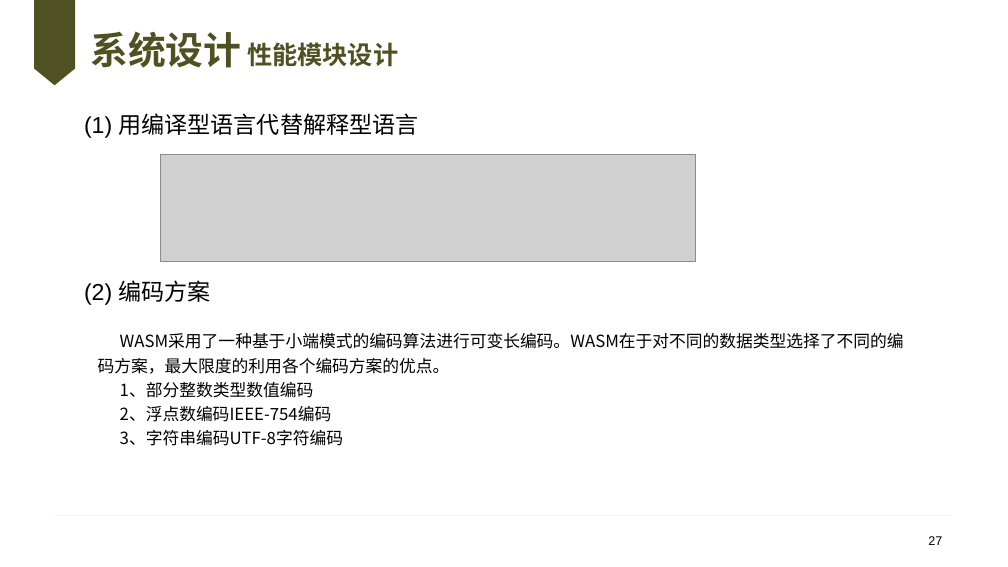
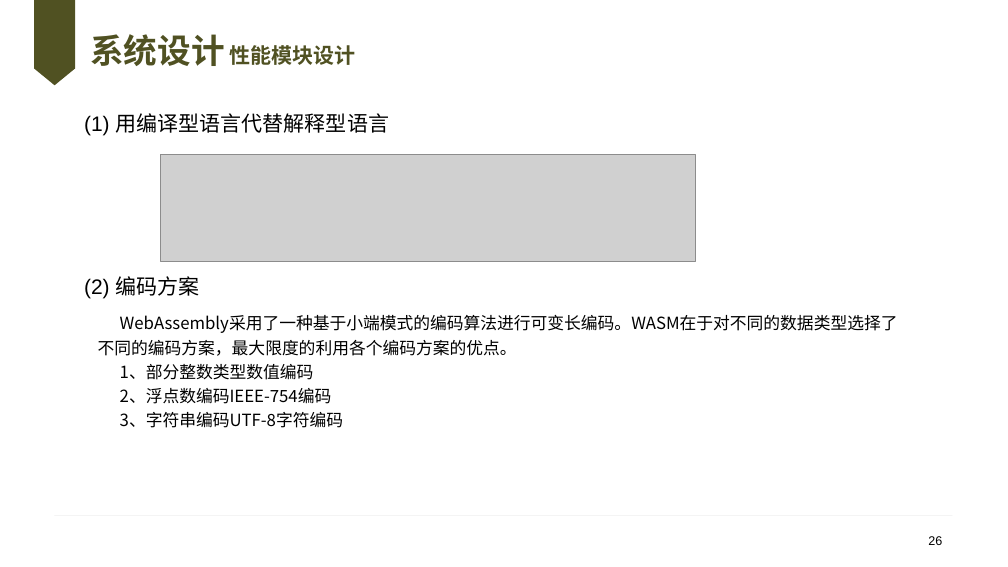
Before and after one commit to knoxnoe/GraduationProject, a slide deck: slide 26 of doc/paper/缑通旺-开题.pptx (slide 27 before the commit). Drawn at 1008x567 pixels with LibreOffice and Linux fonts; fonts in the diff are those of the drawing; grey boxes stand for pictures; background and template pictures are left out. Boxes give left, top, right and bottom in pixels: in the first picture for what was removed or moved away, otherwise in the second. Text is boxed around its words. In the diff, an @@ line names an element or a change of style, - is before the commit and + after.

```diff
--- a/doc/paper/缑通旺-开题.pptx
+++ b/doc/paper/缑通旺-开题.pptx
@@ title "系统设计 性能模块设计" at (90, 34, 356, 66): size 36 to 32 pt in "系统设计"; size 24 to 20 pt in "性能模块设计" @@
@@ text "(1) 用编译型语言代替解释型语言" at (84, 113, 389, 298): size 22 to 20 pt @@
@@ text "WebAssembly采用了一种基于小端模式的编码算法进行可变长编码。WASM在于对不同的数据类型选择了不同的编码方案， ...": place and size @@
-text "WebAssembly采用了一种基于小端模式的编码算法进行可变长编码。WASM在于对不同的数据类型选择了不同的编码方案， ..." at (98, 333, 904, 446)
+text "WebAssembly采用了一种基于小端模式的编码算法进行可变长编码。WASM在于对不同的数据类型选择了不同的编码方案， ..." at (98, 315, 898, 428)
@@ text at (98, 315, 898, 356): text changed @@
-WASM采用了一种基于小端模式的编码算法进行可变长编码。WASM在于对不同的数据类型选择了不同的编码方案，最大限度的利用各个编码方案的优点。
+WebAssembly采用了一种基于小端模式的编码算法进行可变长编码。WASM在于对不同的数据类型选择了不同的编码方案，最大限度的利用各个编码方案的优点。
@@ page number at (928, 536, 942, 545): text changed @@
-27
+26
```
Also in this commit, not shown: 29 other slides changed, 1 slide added, 2 slides removed.
